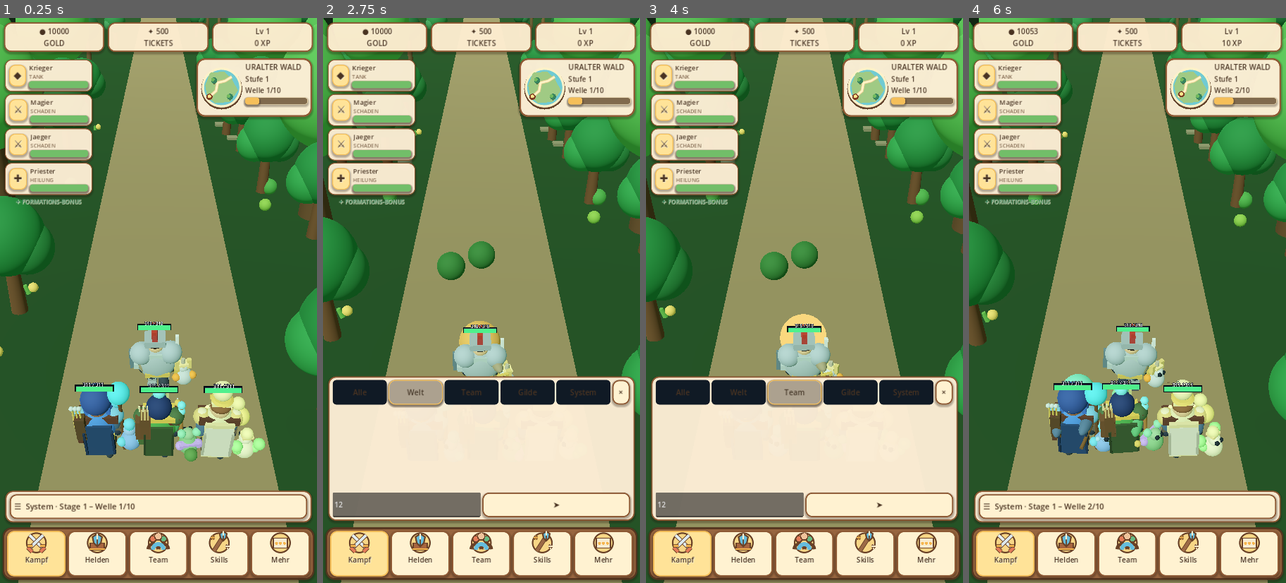
Above: before the commit, frames 1-4 (left to right).
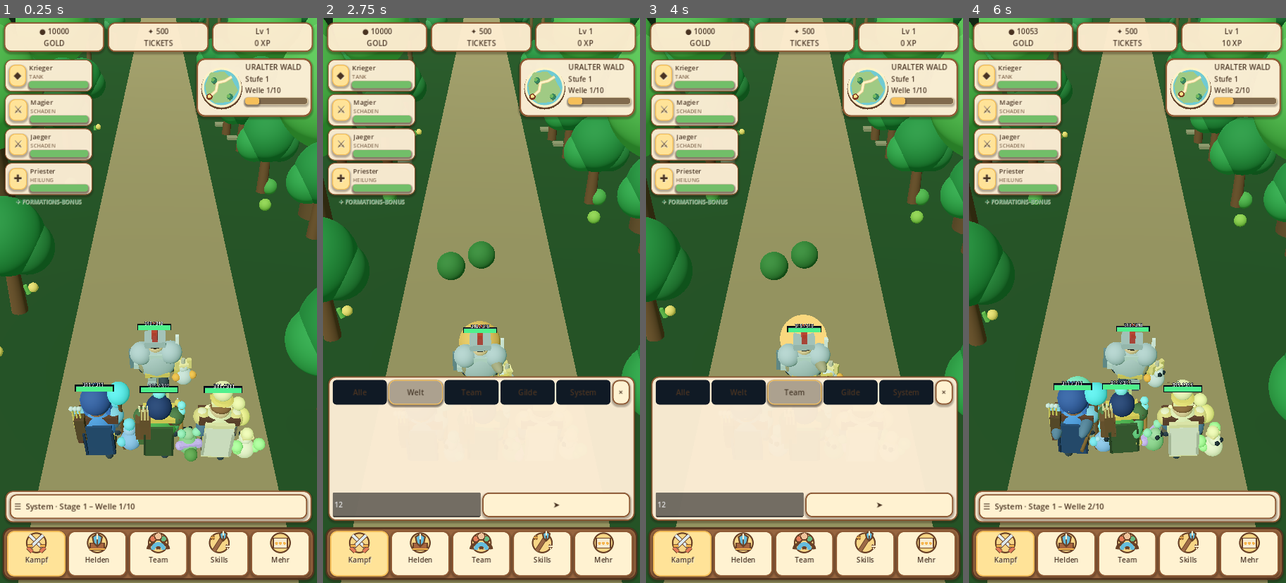
Above: after the commit, the same moments.

Repository: xynewageyx/TitanLegend
Game: Godot game, scene res://scenes/main.tscn
Two runs of this game, one before a commit and one after it. Both use one fixed random seed, a clock stepped at 60 frames per second and the inputs below.
Inputs (mouse positions are in pixels of both pictures, inside the frame that each line leads up to):
- Up to frame 1 (0.25 s): no input
- Up to frame 2 (2.75 s): click "☰ System · Stage 1 – Welle 1/…" at 0.5 s; click (405, 503) at 1.27 s; type "12" at 1.35 s; click "Welt" at 2 s
- Up to frame 3 (4 s): click "Alle" at 2.75 s; click "Team" at 3.5 s
- Up to frame 4 (6 s): click "Gilde" at 4.25 s; click "System" at 5 s; click "×" at 5.75 s

The runs differ from the first frame. In frame 1, less than 0.1% of the frame differs, in the area x 33-78%, y 61-79%; in frame 2, less than 0.1%; in frame 3, less than 0.1%; in frame 4, 0.2%, in the area x 26-76%, y 61-78%.

Commit message:
Polish hero locomotion with blended stride and attack anticipation

Diff:
--- a/scripts/hero_combat_motion.gd
+++ b/scripts/hero_combat_motion.gd
@@ -25,6 +25,9 @@
 var magic_flash: MeshInstance3D
 var attack_duration: float = 0.42
 var attack_variant: int = 0
+# Visual-only secondary motion (no new meshes or combat timers).
+var stride_blend: float = 0.0
+var attack_lean: float = 0.0
 var skill_flash_remaining: float = 0.0
 var skill_flash_duration: float = 0.55
 var skill_flash: MeshInstance3D
@@ -160,22 +163,33 @@
   var formation: Node = hero.get_parent()
   if formation != null:
    walking = bool(formation.get("is_walking"))
- var step_strength: float = 1.0 if walking else 0.0
+ # Smoothly ease between idle and walk to avoid snapping limbs on transitions.
+ stride_blend = move_toward(stride_blend, 1.0 if walking else 0.0, delta * 5.0)
+ var step_strength: float = stride_blend
  var speed: float = 8.0
  if class_id in [0, 1]:
   speed = 6.0
  elif class_id in [4, 5, 10]:
   speed = 10.0
  var step: float = sin(elapsed * speed)
- left_leg.rotation.x = step * 0.38 * step_strength
- right_leg.rotation.x = -step * 0.38 * step_strength
- left_arm.rotation.x = -step * 0.20 * step_strength
- right_arm.rotation.x = step * 0.20 * step_strength
+ # Foot lift follows the planted leg, reducing the sliding impression.
+ left_leg.rotation.x = step * 0.48 * step_strength
+ right_leg.rotation.x = -step * 0.48 * step_strength
+ left_arm.rotation.x = -step * 0.25 * step_strength
+ right_arm.rotation.x = step * 0.25 * step_strength
+ var foot_lift: float = maxf(0.0, step) * 0.07 * step_strength
+ left_leg.position.y = 0.60 + foot_lift
+ right_leg.position.y = 0.60 + maxf(0.0, -step) * 0.07 * step_strength
  if attack_remaining > 0.0:
   var progress: float = clampf(1.0 - attack_remaining / attack_duration, 0.0, 1.0)
-  var swing: float = sin(progress * PI)
+  # Short anticipation, fast strike and eased follow-through.
+  var windup: float = smoothstep(0.0, 0.22, progress)
+  var strike: float = smoothstep(0.22, 0.48, progress)
+  var recovery: float = 1.0 - smoothstep(0.48, 1.0, progress)
+  var swing: float = strike * recovery
   var alternate: float = -1.0 if attack_variant == 0 else 1.0
-  right_arm.rotation.x = -1.5 * swing
+  right_arm.rotation.x = 0.28 * windup * (1.0 - strike) - 1.65 * swing
+  attack_lean = swing
   right_arm.rotation.z = alternate * 0.28 * swing
   if class_id in [2, 3, 6, 7, 8, 9]:
    left_arm.rotation.x = -1.15 * swing
@@ -191,9 +205,10 @@
   magic_flash.position.z = 0.0
   magic_flash.position.y = 0.0
   right_arm.rotation.z = 0.0
+  attack_lean = move_toward(attack_lean, 0.0, delta * 7.0)
  var recoil: float = hit_remaining / hit_duration
  var hit_power: float = 1.55 if hit_critical else 1.0
- rotation.x = -recoil * 0.10 * hit_power
+ rotation.x = -recoil * 0.10 * hit_power + attack_lean * 0.06
  rotation.z = sin(elapsed * 22.0) * recoil * 0.09 * hit_power
  if hit_remaining > 0.0:
   left_arm.rotation.z = -0.32 * recoil * hit_power
@@ -207,7 +222,7 @@
  var dodge_amount: float = sin(dodge_progress * PI) if dodge_remaining > 0.0 else 0.0
  rotation.z += dodge_direction * dodge_amount * 0.24
  position.x = dodge_direction * dodge_amount * 0.22
- position.y = sin(elapsed * 2.1) * 0.015 + absf(step) * 0.035 * step_strength
+ position.y = sin(elapsed * 2.1) * 0.015 + absf(step) * 0.045 * step_strength
  defense_ring.visible = (defense_persistent or defense_remaining > 0.0) and defense_kind >= 0
  if defense_ring.visible:
   defense_ring.rotation.y += delta * (4.8 if defense_remaining > 0.0 else 2.5)
